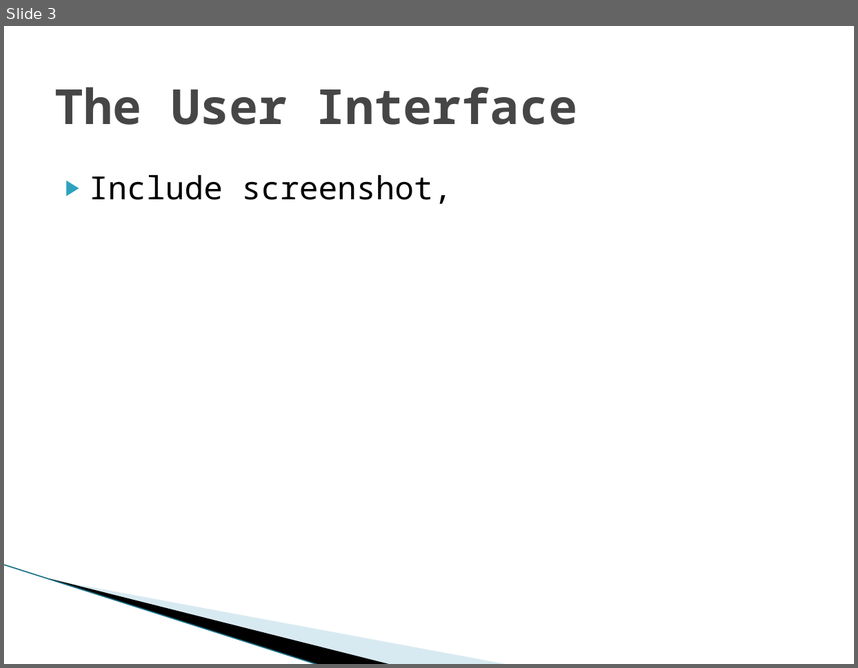
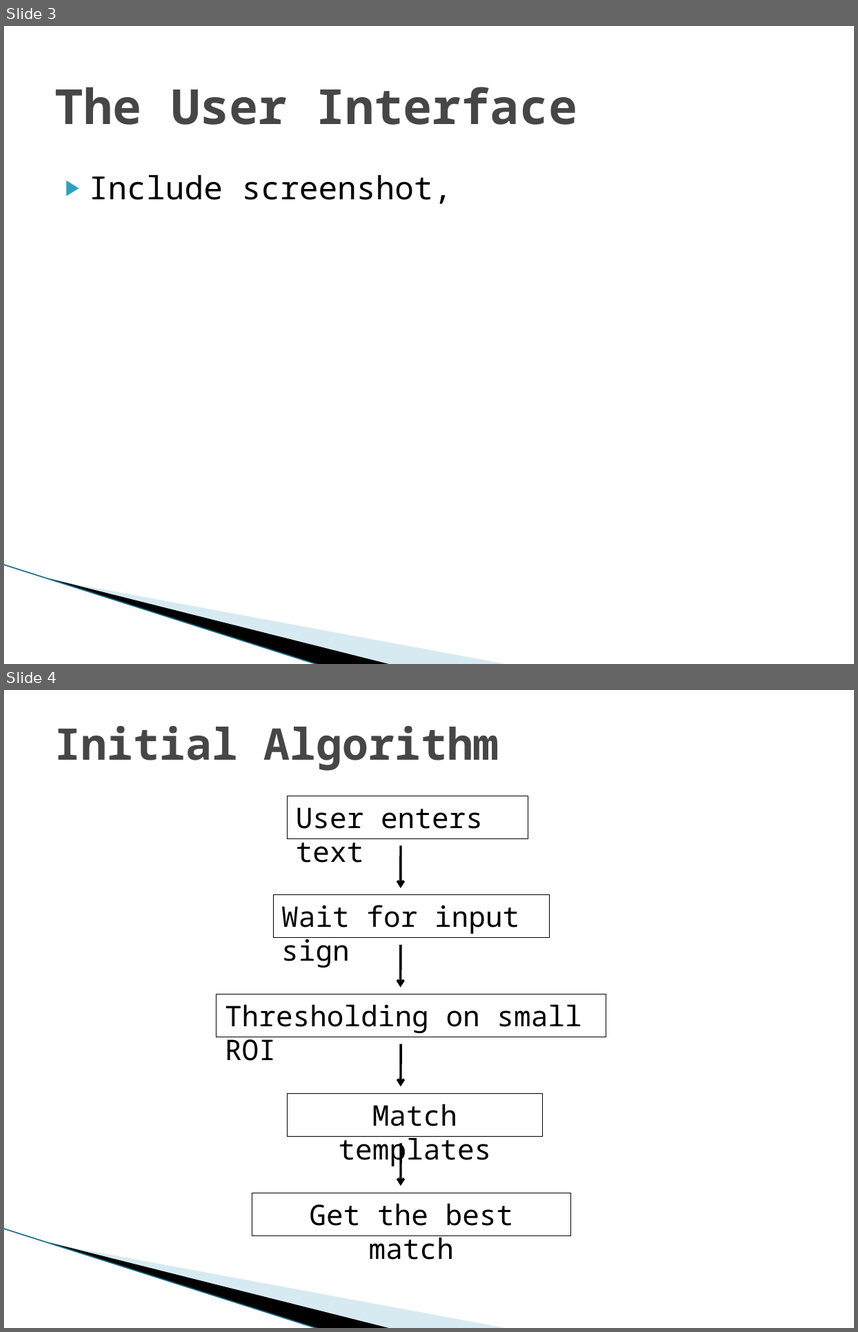
Before and after one commit to lanxinwoaini/robotic-vision-631, a slide deck: Winter2011/Presentation/Project Presentation.pptx. Shown one above the other, each under a label of ours: slide 3 before the commit, slides 3 and 4 after it. The pictures are 858x668 and 858x1332 pixels, drawn with LibreOffice and Linux fonts; fonts in the diff are those of the drawing; background and template pictures are left out. Boxes give left, top, right and bottom in pixels: in the first picture for what was removed or moved away, otherwise in the second. Text is boxed around its words. In the diff, an @@ line names an element or a change of style, - is before the commit and + after.

```diff
--- a/Winter2011/Presentation/Project Presentation.pptx
+++ b/Winter2011/Presentation/Project Presentation.pptx
@@ slide 4 added at box(4, 690, 854, 1328), background #FFFFFF; not listed: 3 template elements that a slide beside it also shows @@
@@ title added at box(55, 726, 499, 771), 36.9 pt, text #464646, bold @@
+Initial Algorithm
@@ group added at box(217, 796, 606, 1235): 5 rectangles, 4 arrows @@
+Thresholding on small ROI
+Match templates
+Get the best match
+User enters text
+Wait for input sign
```
Also in this commit, not shown: 1 other slide added, 2 slides removed.
